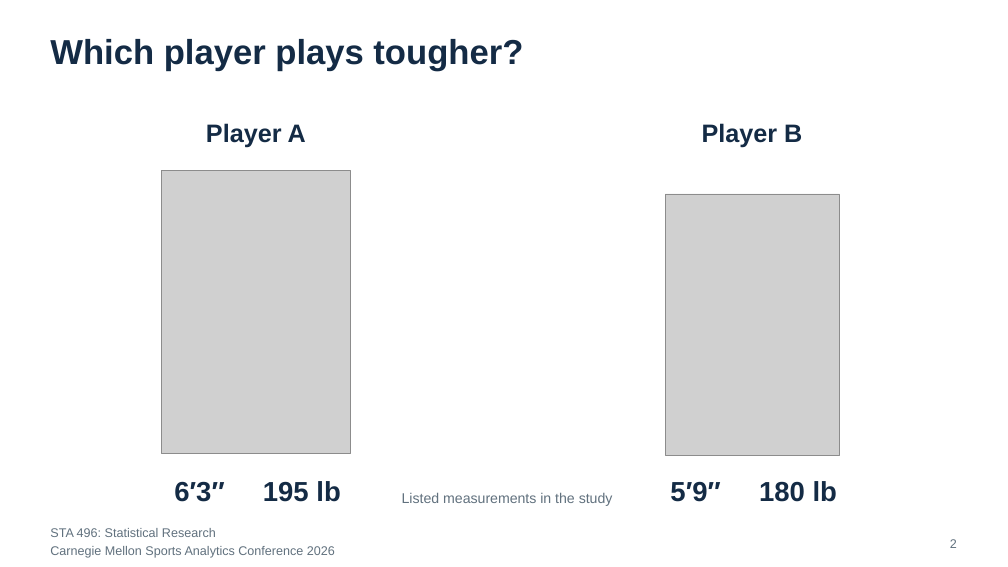
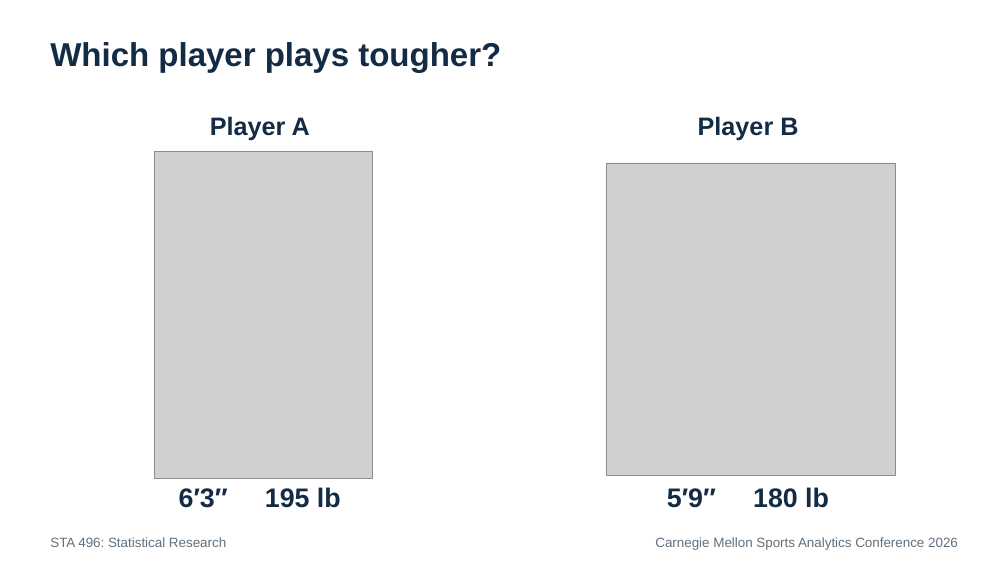
Before and after one commit to RentoSaijo/CSAx_STA496, a slide deck: slide 2 of reports/presentation.pptx. Drawn at 1008x567 pixels with LibreOffice and Linux fonts; fonts in the diff are those of the drawing; grey boxes stand for pictures. Boxes give left, top, right and bottom in pixels: in the first picture for what was removed or moved away, otherwise in the second. Text is boxed around its words. In the diff, an @@ line names an element or a change of style, - is before the commit and + after.

```diff
--- a/reports/presentation.pptx
+++ b/reports/presentation.pptx
@@ text "Which player plays tougher?" at (50,42,501,72): size 33 to 31.5 pt @@
@@ text "Player A": place and size @@
-text "Player A" at (206,123,306,148)
+text "Player A" at (210,116,310,141)
@@ text "Player B": place and size @@
-text "Player B" at (702,123,802,148)
+text "Player B" at (698,116,798,141)
@@ picture: place and size @@
-picture at (162,170,351,454)
+picture at (154,151,372,478)
@@ picture: place and size @@
-picture at (665,194,839,455)
+picture at (606,163,895,476)
@@ text "6′3″ 195 lb" at (179,487,341,508): size 26.2 to 25.5 pt @@
@@ text removed at (402,492,613,506) @@
-Listed measurements in the study
@@ text "5′9″ 180 lb" at (667,487,829,508): size 26.2 to 25.5 pt @@
@@ text "STA 496: Statistical Research": place and size @@
-text "STA 496: Statistical Research" at (50,528,216,537)
+text "STA 496: Statistical Research" at (50,537,226,547)
@@ text "STA 496: Statistical Research" at (50,537,226,547): size 12 to 12.8 pt @@
@@ text "Carnegie Mellon Sports Analytics Conference ...": place and size @@
-text "Carnegie Mellon Sports Analytics Conference ..." at (50,546,335,558)
+text "Carnegie Mellon Sports Analytics Conference ..." at (655,537,958,550)
@@ text "Carnegie Mellon Sports Analytics Conference ..." at (655,537,958,550): size 12 to 12.8 pt; alignment left to right @@
@@ text removed at (950,539,957,548) @@
-2
```
Also in this commit, not shown: 20 other slides changed, 24 slides added, 9 slides removed, 1 other file.
